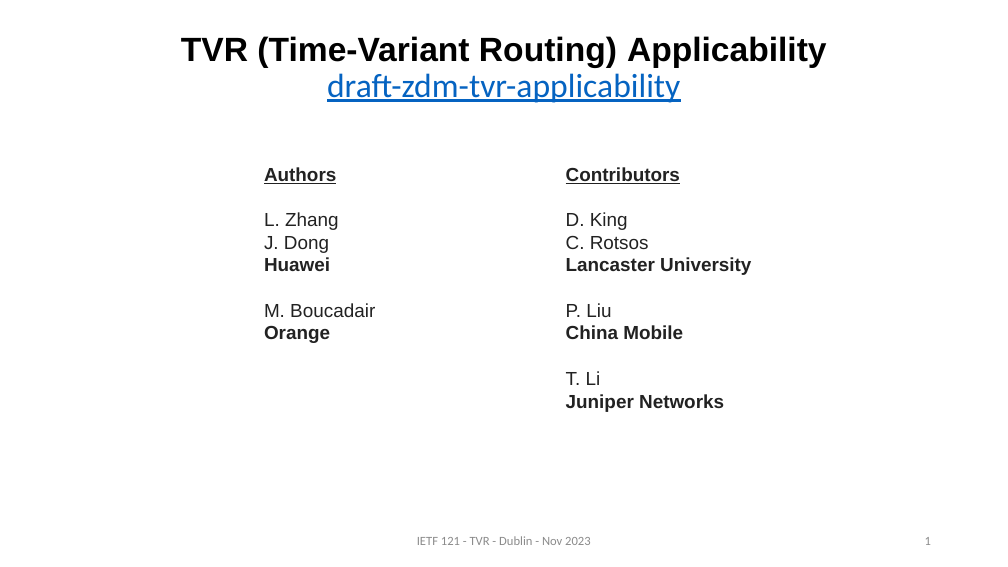
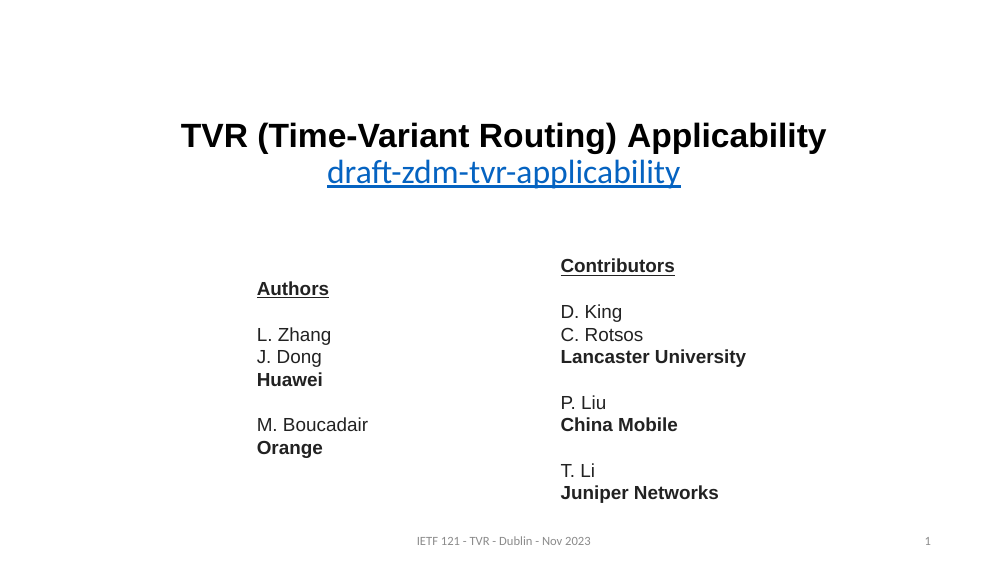
Before and after one commit to zhangli-abcd/TVR-Applicability, a slide deck: slide 1 of slides-121-tvr-applicability-statement v01.pptx. Drawn at 1008x567 pixels with LibreOffice and Linux fonts; fonts in the diff are those of the drawing. Boxes give left, top, right and bottom in pixels: in the first picture for what was removed or moved away, otherwise in the second. Text is boxed around its words. In the diff, an @@ line names an element or a change of style, - is before the commit and + after.

```diff
--- a/slides-121-tvr-applicability-statement v01.pptx
+++ b/slides-121-tvr-applicability-statement v01.pptx
@@ subtitle "TVR (Time-Variant Routing) Applicability draft-zdm-tvr-appli ...": place and size @@
-subtitle "TVR (Time-Variant Routing) Applicability draft-zdm-tvr-appli ..." at [181, 36, 827, 103]
+subtitle "TVR (Time-Variant Routing) Applicability draft-zdm-tvr-appli ..." at [181, 122, 827, 189]
@@ text "Contributors D. King C. Rotsos ...": place and size @@
-text "Contributors D. King C. Rotsos ..." at [566, 167, 751, 412]
+text "Contributors D. King C. Rotsos ..." at [561, 258, 746, 503]
@@ text "Authors L. Zhang": place and size @@
-text "Authors L. Zhang" at [264, 167, 375, 343]
+text "Authors L. Zhang" at [257, 281, 368, 458]
```
Also in this commit, not shown: 11 other slides changed, 2 slides added.
